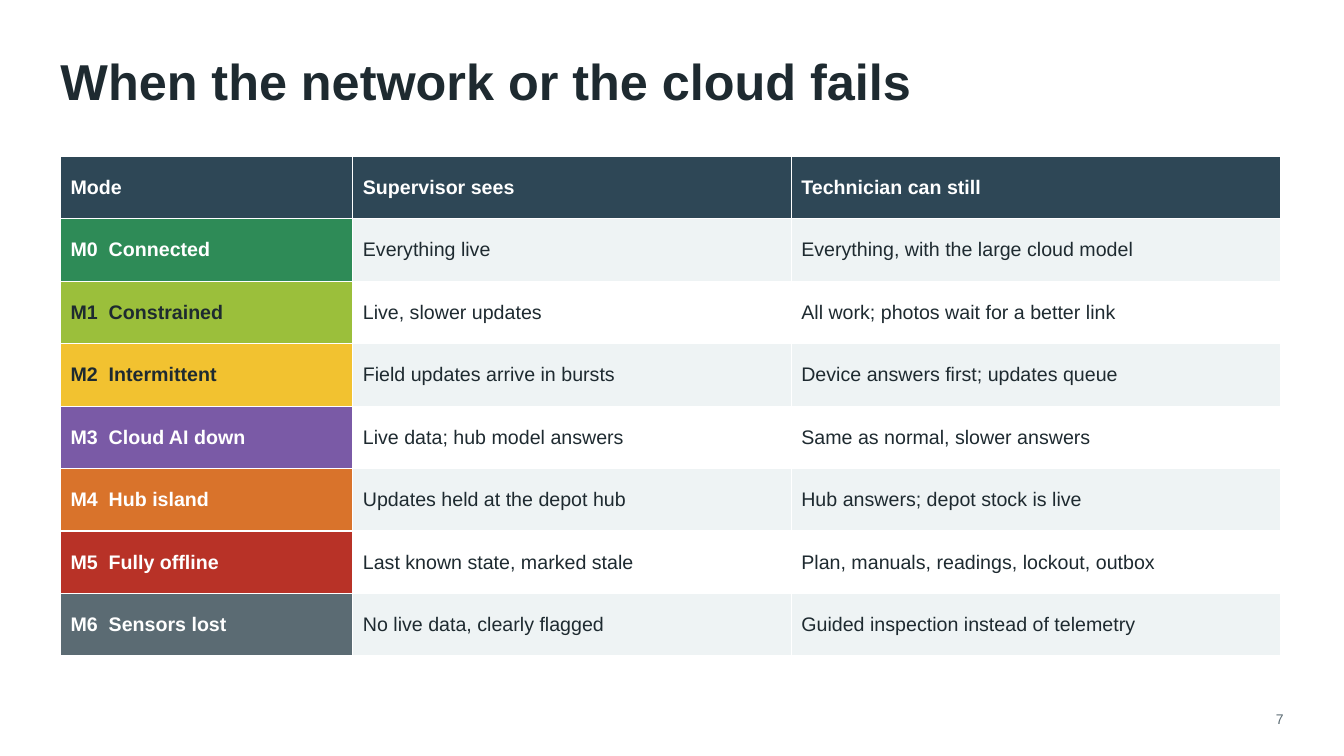
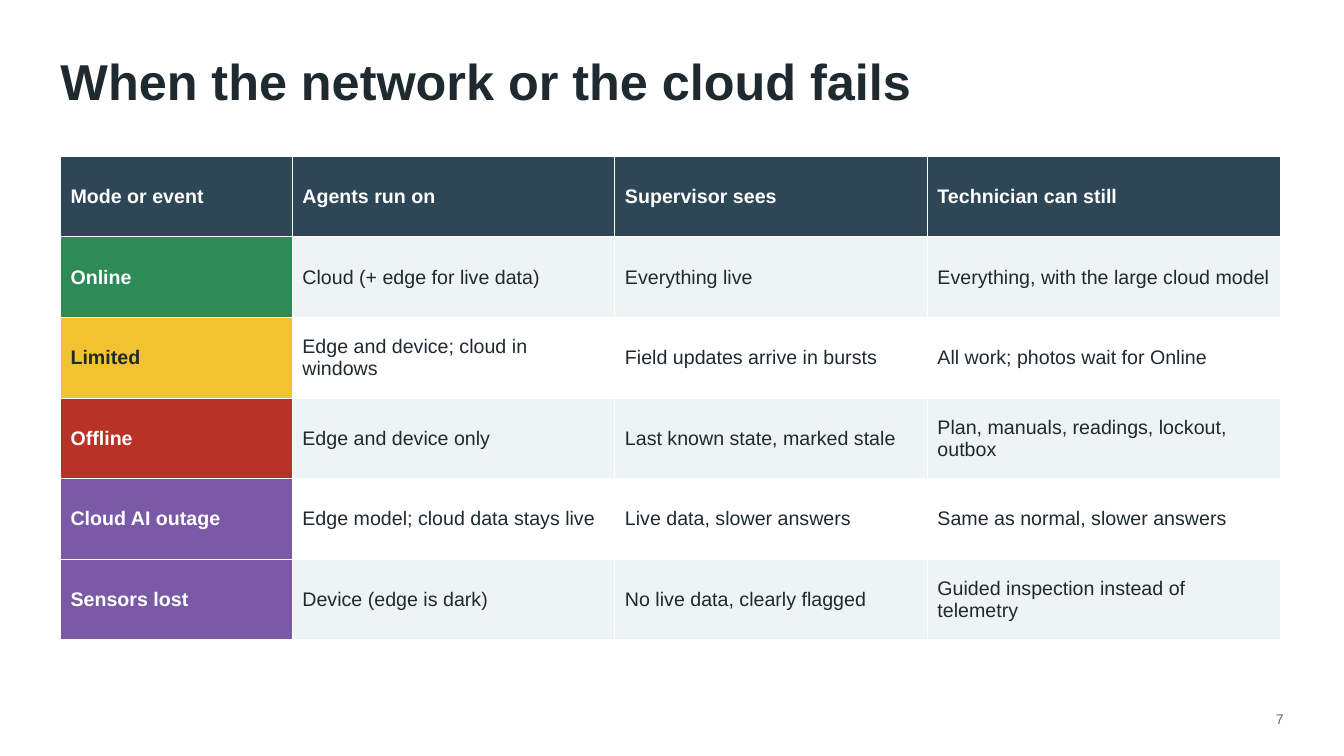
Before and after one commit to chandra50/hybrid-ai-service, a slide deck: slide 7 of docs/hybrid-ai-brief.pptx. Drawn at 1344x756 pixels with LibreOffice and Linux fonts; fonts in the diff are those of the drawing. Boxes give left, top, right and bottom in pixels: in the first picture for what was removed or moved away, otherwise in the second. Text is boxed around its words. In the diff, an @@ line names an element or a change of style, - is before the commit and + after.

```diff
--- a/docs/hybrid-ai-brief.pptx
+++ b/docs/hybrid-ai-brief.pptx
@@ table at <box>60,156,1280,640</box> @@
-Mode | Supervisor sees | Technician can still
-M0 Connected | Everything live | Everything, with the large cloud model
-M1 Constrained | Live, slower updates | All work; photos wait for a better link
-M2 Intermittent | Field updates arrive in bursts | Device answers first; updates queue
-M3 Cloud AI down | Live data; hub model answers | Same as normal, slower answers
-M4 Hub island | Updates held at the depot hub | Hub answers; depot stock is live
-M5 Fully offline | Last known state, marked stale | Plan, manuals, readings, lockout, outbox
-M6 Sensors lost | No live data, clearly flagged | Guided inspection instead of telemetry
+Mode or event | Agents run on | Supervisor sees | Technician can still
+Online | Cloud (+ edge for live data) | Everything live | Everything, with the large cloud model
+Limited | Edge and device; cloud in windows | Field updates arrive in bursts | All work; photos wait for Online
+Offline | Edge and device only | Last known state, marked stale | Plan, manuals, readings, lockout, outbox
+Cloud AI outage | Edge model; cloud data stays live | Live data, slower answers | Same as normal, slower answers
+Sensors lost | Device (edge is dark) | No live data, clearly flagged | Guided inspection instead of telemetry
```
Also in this commit, not shown: 5 other slides changed, 21 other files.
